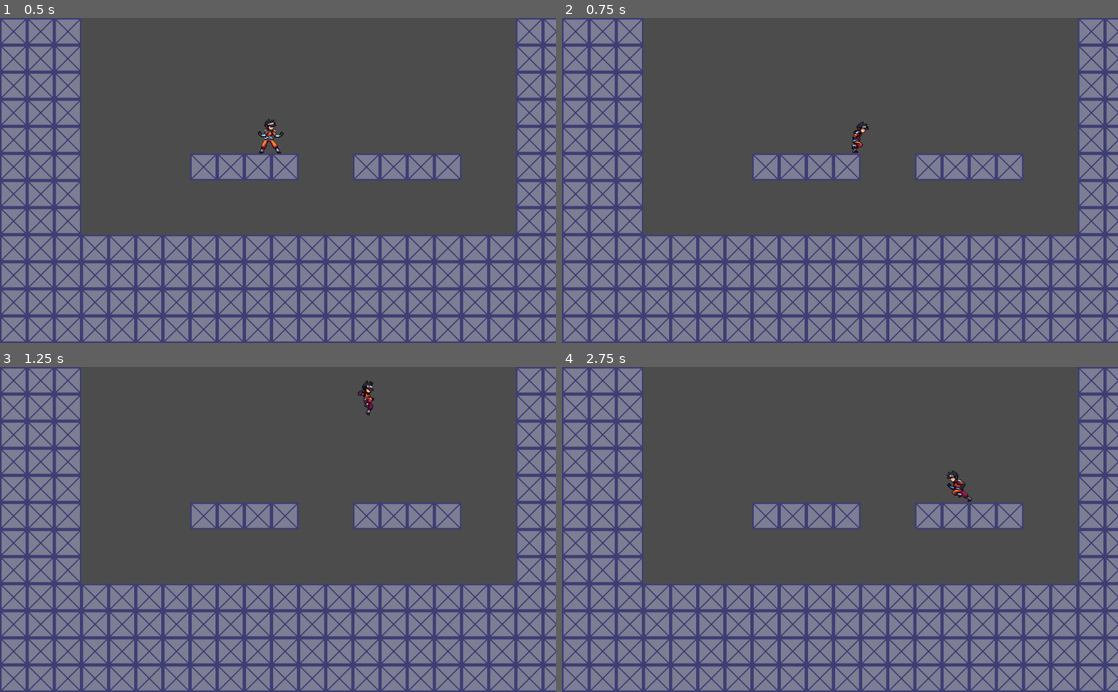
Above: before the commit, frames 1-4 (two rows, left to right).
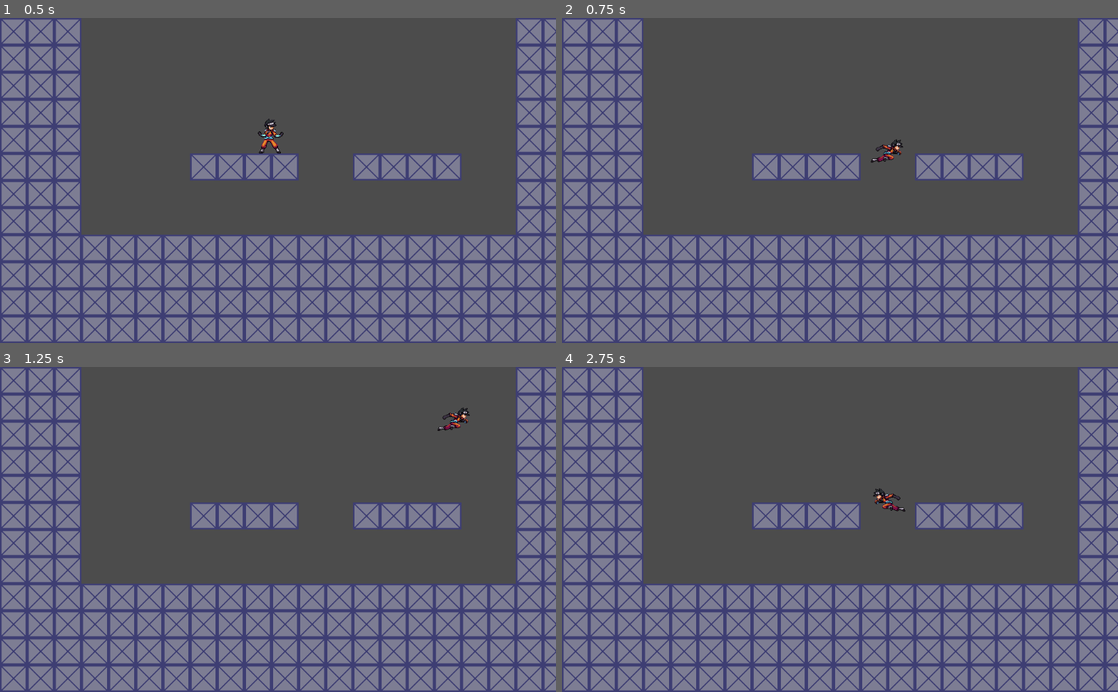
Above: after the commit, the same moments.

Repository: SpriteStar0/MeganEngine
Game: Godot game, scene res://Levels/Test Level Temp.tscn
Two runs of this game, one before a commit and one after it. Both use one fixed random seed, a clock stepped at 60 frames per second and the inputs below.
Inputs:
- Up to frame 1 (0.5 s): no input
- Up to frame 2 (0.75 s): hold D (Move_right) from 0.53 s (still down); hold M (Dash, bound only after the commit) from 0.53 s (still down)
- Up to frame 3 (1.25 s): keep holding D (Move_right); keep holding M (Dash, bound only after the commit); tap K (Jump) at 0.77 s
- Up to frame 4 (2.75 s): release M (Dash, bound only after the commit) at 1.28 s; tap J (Shoot) at 1.35 s; tap K (Jump) at 1.52 s; tap M (Dash, bound only after the commit) at 1.55 s; release D (Move_right) at 2.03 s; hold A (Move_left) from 2.03 s (still down); hold M (Dash, bound only after the commit) from 2.03 s (still down)

Frame 1 is identical in both runs. In frame 2, 0.3% of the frame differs, in the area x 52-62%, y 31-45%; in frame 3, 0.3%; in frame 4, 0.4%, in the area x 56-74%, y 31-45%.

Commit message:
dash code wip

Diff:
--- a/Player.gd
+++ b/Player.gd
@@ -5,11 +5,15 @@
 
 var facing_left = false
 var is_attacking = false
+var is_dashing = false
 var max_number_of_jumps = 3
 var number_of_jumps = max_number_of_jumps
 
+var DASH_FACTOR = 1
+
 #vvvvv Changable Variables vvvvv
 var can_fire = true
+var can_dash = true
 var rate_of_fire = 0.25
 
 enum MovementState {IDLE, RUN, JUMP, DASH, WALL_SLIDE, HOVER}
@@ -32,8 +36,12 @@
 	handle_other_input()
 	change_animation()
 
+
 # warning-ignore:unused_argument
 #func start_jump(delta):
+
+
+
 
 
 func jump(delta):
@@ -52,6 +60,10 @@
 
 func set_can_fire(enabled):
 	can_fire = enabled
+
+func set_can_dash(enabled):
+	is_dashing = not enabled
+	can_dash = enabled
 
 func handle_attacking():
 	if Input.is_action_pressed("Shoot"):
@@ -89,16 +101,35 @@
 #vvvvv Movement Code vvvvv
 func handle_movement():
 	var directionality = 0
+	var dash_factor = 1
 	if Input.is_action_pressed("Move_left") or Input.is_action_pressed("Move_right"):
-		if movement_state != MovementState.JUMP:
+		if movement_state != MovementState.JUMP and movement_state != MovementState.DASH:
 			movement_state = MovementState.RUN
 		facing_left = Input.is_action_pressed("Move_left")
 		directionality = -1 if facing_left else 1
 
-	if directionality == 0 and movement_state == MovementState.RUN:
+	if directionality == 0 and is_on_floor():
 		movement_state = MovementState.IDLE
 
 	velocity.x = lerp(velocity.x, speed.x * directionality, 0.25)
+
+	if Input.is_action_pressed("Dash") and can_dash:
+		if Input.is_action_pressed("Dash"):
+			if can_dash:
+				can_dash = false
+				is_dashing = true
+				dash_factor = 20
+				var dash_timer = Timer.new()
+				dash_timer.one_shot = true
+				dash_timer.wait_time = rate_of_fire
+				dash_timer.connect("timeout", self, "set_can_dash", [true])
+				add_child(dash_timer)
+				dash_timer.start()
+
+	movement_state = MovementState.DASH if is_dashing else movement_state
+
+	velocity.x = lerp(velocity.x, speed.x * directionality * dash_factor, 0.25)
+
 
 func change_animation(animation_name = null) :
 	var animation_player_node = get_node("/root/Test Level Temp/TileMap/Player/AnimationPlayer") # <<<Really Important
--- a/Player.tscn
+++ b/Player.tscn
@@ -7,10 +7,143 @@
 [ext_resource path="res://Sprites1/p_claire_runningfire.png" type="Texture" id=5]
 [ext_resource path="res://Sprites1/p_claire_jump.png" type="Texture" id=6]
 [ext_resource path="res://Sprites1/p_claire_jumpfire.png" type="Texture" id=7]
+[ext_resource path="res://Sprites1/p_claire_dash.png" type="Texture" id=8]
 
 [sub_resource type="CapsuleShape2D" id=16]
 radius = 11.0
 height = 38.0
+
+[sub_resource type="Animation" id=30]
+resource_name = "ClaireDashDefault_L"
+length = 0.6
+loop = true
+step = 0.01
+tracks/0/type = "value"
+tracks/0/path = NodePath(".:texture")
+tracks/0/interp = 1
+tracks/0/loop_wrap = true
+tracks/0/imported = false
+tracks/0/enabled = true
+tracks/0/keys = {
+"times": PoolRealArray( 0 ),
+"transitions": PoolRealArray( 1 ),
+"update": 1,
+"values": [ ExtResource( 8 ) ]
+}
+tracks/1/type = "value"
+tracks/1/path = NodePath(".:hframes")
+tracks/1/interp = 1
+tracks/1/loop_wrap = true
+tracks/1/imported = false
+tracks/1/enabled = true
+tracks/1/keys = {
+"times": PoolRealArray( 0 ),
+"transitions": PoolRealArray( 1 ),
+"update": 1,
+"values": [ 5 ]
+}
+tracks/2/type = "value"
+tracks/2/path = NodePath(".:frame")
+tracks/2/interp = 1
+tracks/2/loop_wrap = true
+tracks/2/imported = false
+tracks/2/enabled = true
+tracks/2/keys = {
+"times": PoolRealArray( 0, 0.07, 0.2, 0.46, 0.53 ),
+"transitions": PoolRealArray( 1, 1, 1, 1, 1 ),
+"update": 1,
+"values": [ 0, 1, 2, 3, 4 ]
+}
+tracks/3/type = "value"
+tracks/3/path = NodePath(".:flip_h")
+tracks/3/interp = 1
+tracks/3/loop_wrap = true
+tracks/3/imported = false
+tracks/3/enabled = true
+tracks/3/keys = {
+"times": PoolRealArray( 0 ),
+"transitions": PoolRealArray( 1 ),
+"update": 1,
+"values": [ true ]
+}
+tracks/4/type = "value"
+tracks/4/path = NodePath(".:offset")
+tracks/4/interp = 1
+tracks/4/loop_wrap = true
+tracks/4/imported = false
+tracks/4/enabled = true
+tracks/4/keys = {
+"times": PoolRealArray( 0 ),
+"transitions": PoolRealArray( 1 ),
+"update": 0,
+"values": [ Vector2( -3, -32 ) ]
+}
+
+[sub_resource type="Animation" id=31]
+resource_name = "ClaireDashDefault_R"
+length = 0.6
+loop = true
+step = 0.01
+tracks/0/type = "value"
+tracks/0/path = NodePath(".:texture")
+tracks/0/interp = 1
+tracks/0/loop_wrap = true
+tracks/0/imported = false
+tracks/0/enabled = true
+tracks/0/keys = {
+"times": PoolRealArray( 0 ),
+"transitions": PoolRealArray( 1 ),
+"update": 1,
+"values": [ ExtResource( 8 ) ]
+}
+tracks/1/type = "value"
+tracks/1/path = NodePath(".:hframes")
+tracks/1/interp = 1
+tracks/1/loop_wrap = true
+tracks/1/imported = false
+tracks/1/enabled = true
+tracks/1/keys = {
+"times": PoolRealArray( 0 ),
+"transitions": PoolRealArray( 1 ),
+"update": 1,
+"values": [ 5 ]
+}
+tracks/2/type = "value"
+tracks/2/path = NodePath(".:frame")
+tracks/2/interp = 1
+tracks/2/loop_wrap = true
+tracks/2/imported = false
+tracks/2/enabled = true
+tracks/2/keys = {
+"times": PoolRealArray( 0, 0.07, 0.2, 0.46, 0.53 ),
+"transitions": PoolRealArray( 1, 1, 1, 1, 1 ),
+"update": 1,
+"values": [ 0, 1, 2, 3, 4 ]
+}
+tracks/3/type = "value"
+tracks/3/path = NodePath(".:flip_h")
+tracks/3/interp = 1
+tracks/3/loop_wrap = true
+tracks/3/imported = false
+tracks/3/enabled = true
+tracks/3/keys = {
+"times": PoolRealArray( 0 ),
+"transitions": PoolRealArray( 1 ),
+"update": 1,
+"values": [ false ]
+}
+tracks/4/type = "value"
+tracks/4/path = NodePath(".:offset")
+tracks/4/interp = 1
+tracks/4/loop_wrap = true
+tracks/4/imported = false
+tracks/4/enabled = true
+tracks/4/keys = {
+"times": PoolRealArray( 0 ),
+"transitions": PoolRealArray( 1 ),
+"update": 0,
+"values": [ Vector2( 3, -32 ) ]
+}
 
 [sub_resource type="Animation" id=21]
 resource_name = "ClaireIdleAttackDefault_L"
@@ -1022,10 +1155,10 @@
 [node name="Claire" type="Sprite" parent="."]
 position = Vector2( -1.5, 9 )
 texture = ExtResource( 4 )
-offset = Vector2( -6, -32 )
+offset = Vector2( -3, -32 )
 flip_h = true
 hframes = 2
-frame = 6
+frame = 2
 
 [node name="ClaireHitbox" type="CollisionShape2D" parent="."]
 position = Vector2( -1.5, -20 )
@@ -1033,6 +1166,8 @@
 
 [node name="AnimationPlayer" type="AnimationPlayer" parent="."]
 root_node = NodePath("../Claire")
+anims/ClaireDashDefault_L = SubResource( 30 )
+anims/ClaireDashDefault_R = SubResource( 31 )
 anims/ClaireIdleAttackDefault_L = SubResource( 21 )
 anims/ClaireIdleAttackDefault_R = SubResource( 22 )
 anims/ClaireIdleDefault_L = SubResource( 19 )
--- a/project.godot
+++ b/project.godot
@@ -92,6 +92,12 @@
 , Object(InputEventKey,"resource_local_to_scene":false,"resource_name":"","device":0,"alt":false,"shift":false,"control":false,"meta":false,"command":false,"pressed":false,"scancode":0,"physical_scancode":81,"unicode":0,"echo":false,"script":null)
  ]
 }
+Dash={
+"deadzone": 0.5,
+"events": [ Object(InputEventKey,"resource_local_to_scene":false,"resource_name":"","device":0,"alt":false,"shift":false,"control":false,"meta":false,"command":false,"pressed":false,"scancode":77,"physical_scancode":0,"unicode":0,"echo":false,"script":null)
+, Object(InputEventJoypadButton,"resource_local_to_scene":false,"resource_name":"","device":0,"button_index":1,"pressure":0.0,"pressed":false,"script":null)
+ ]
+}
 
 [layer_names]
 
Not shown: 1 places in Player.tscn that only renumber resources
